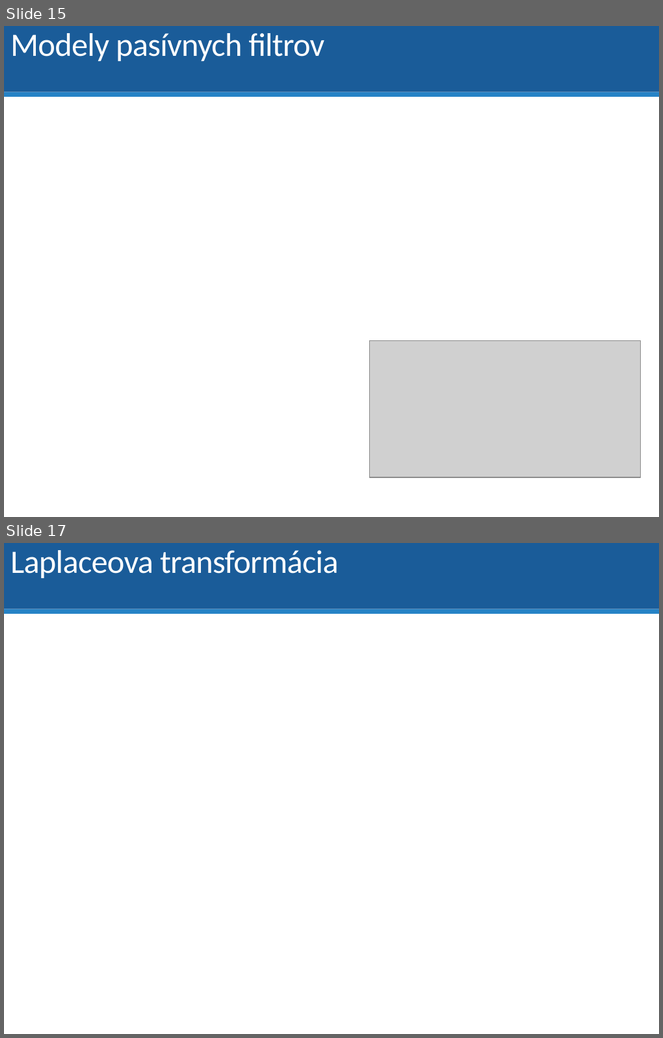
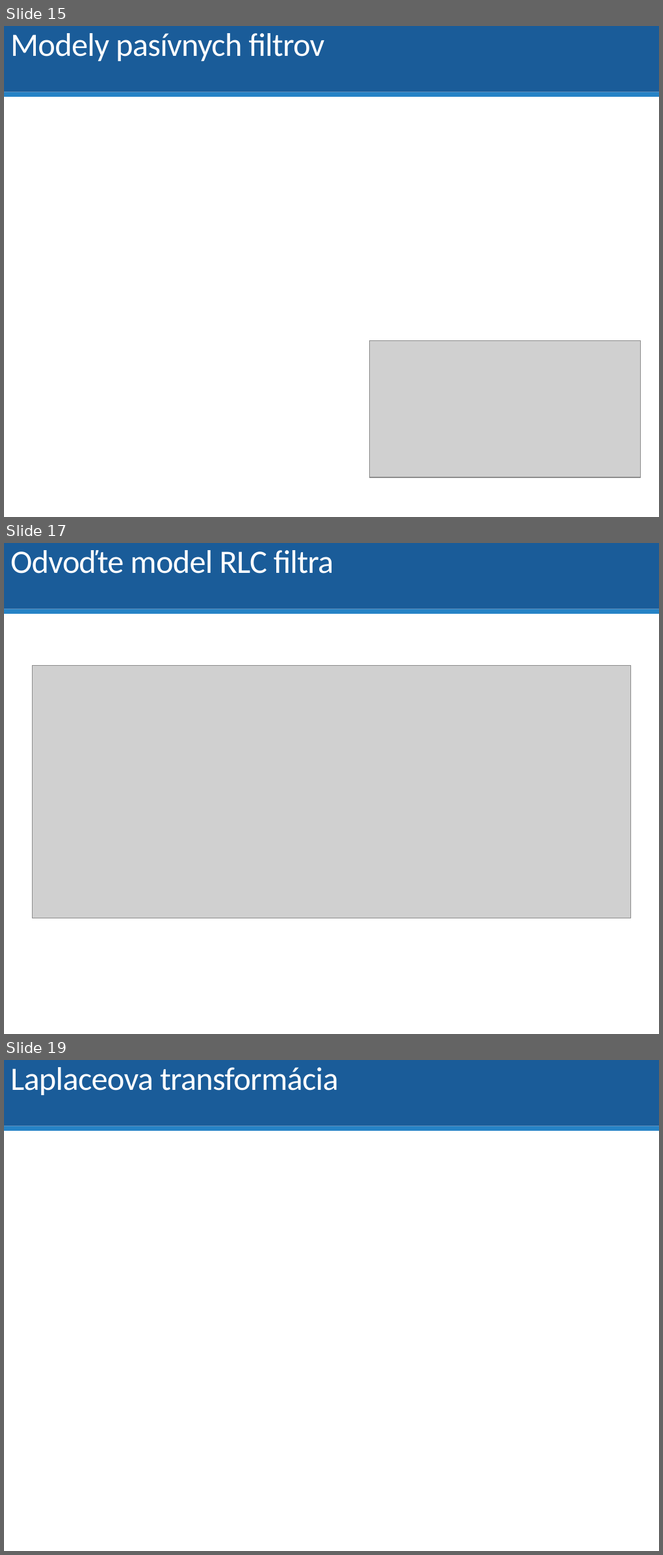
Before and after one commit to dodekm/TeamProjektKybernetika, a slide deck: Nove prednasky/P01_dynamika_dif_rovnice_LPT_prenosova_funkcia_modelovanie.pptx. Shown one above the other, each under a label of ours: slides 15 and 17 before the commit, slides 15, 17 and 19 after it; the slides between them are not shown. The pictures are 663x1038 and 663x1555 pixels, drawn with LibreOffice and Linux fonts; fonts in the diff are those of the drawing; grey boxes stand for pictures. Boxes give left, top, right and bottom in pixels: in the first picture for what was removed or moved away, otherwise in the second. Text is boxed around its words. In the diff, an @@ line names an element or a change of style, - is before the commit and + after.

```diff
--- a/Nove prednasky/P01_dynamika_dif_rovnice_LPT_prenosova_funkcia_modelovanie.pptx
+++ b/Nove prednasky/P01_dynamika_dif_rovnice_LPT_prenosova_funkcia_modelovanie.pptx
@@ slide 17 added at box(4, 543, 659, 1034), background #FFFFFF; not listed: 2 template elements that a slide beside it also shows @@
@@ title added at box(10, 550, 334, 574), 36 pt, text #FFFFFF @@
+Odvoďte model RLC filtra
@@ picture added at box(32, 665, 631, 919) @@
@@ what was slide 17 is now slide 19 @@
```
Also in this commit, not shown: 1 slide changed, 1 other slide added, 1 other file.
